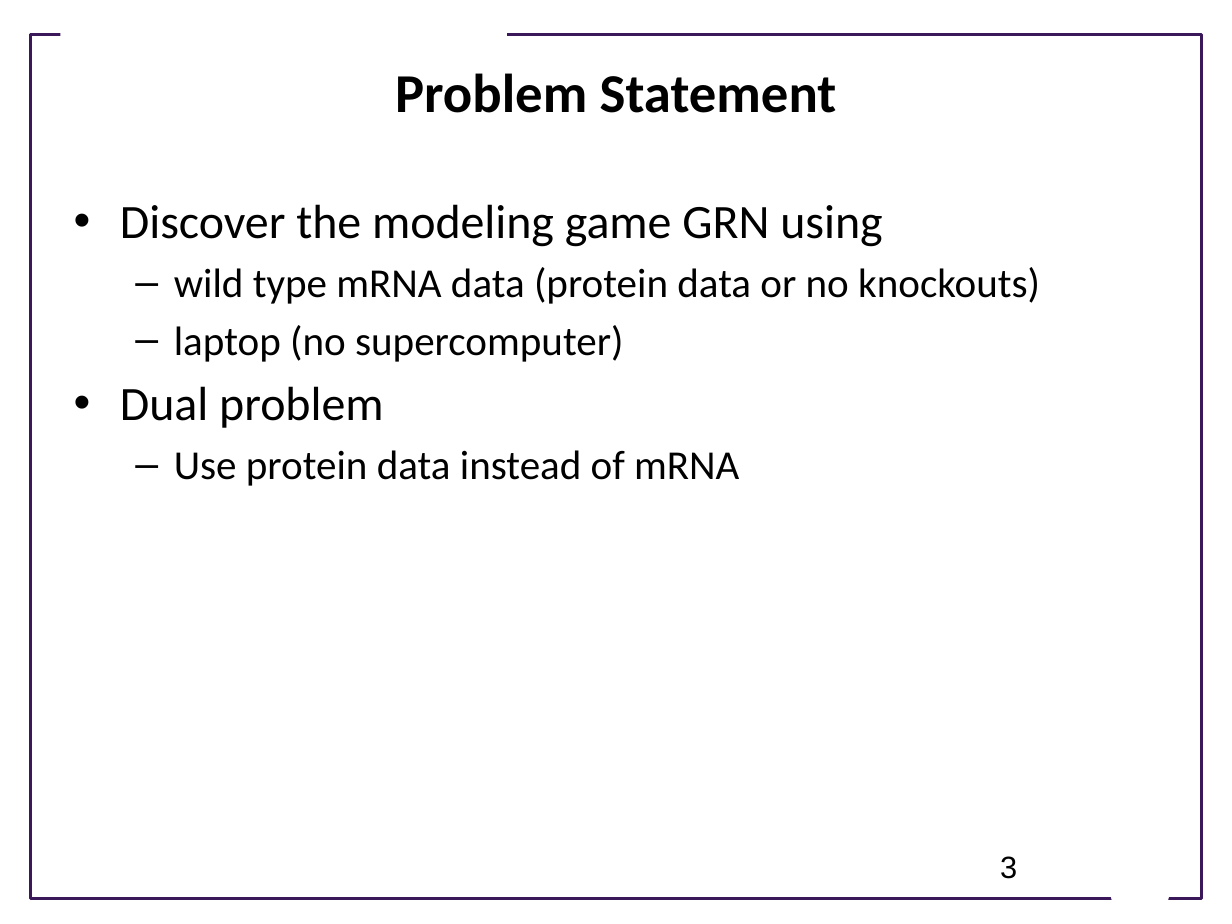
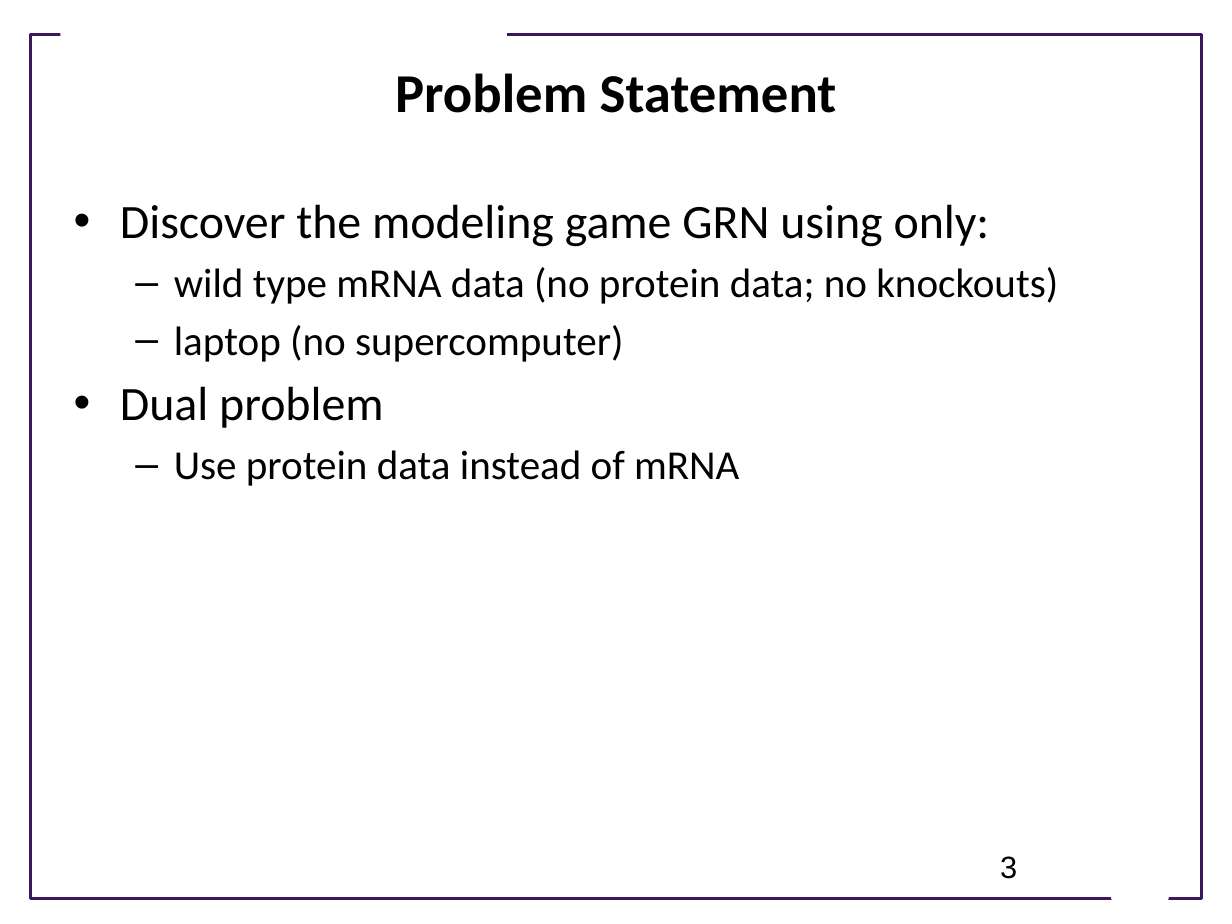
Before and after one commit to ModelEngineering/advancing-biomedical-models, a slide deck: slide 3 of ModelingGame/Summary of Approach to Modeling Game.pptx. Drawn at 1232x924 pixels with LibreOffice and Linux fonts; fonts in the diff are those of the drawing; background and template pictures are left out. Boxes give left, top, right and bottom in pixels: in the first picture for what was removed or moved away, otherwise in the second. Text is boxed around its words. In the diff, an @@ line names an element or a change of style, - is before the commit and + after.

```diff
--- a/ModelingGame/Summary of Approach to Modeling Game.pptx
+++ b/ModelingGame/Summary of Approach to Modeling Game.pptx
@@ text at bbox=[120, 204, 1058, 304]: text changed @@
-• Discover the modeling game GRN using
-  – wild type mRNA data (protein data or no knockouts)
+• Discover the modeling game GRN using only:
+  – wild type mRNA data (no protein data; no knockouts)
```
Also in this commit, not shown: 4 other slides changed, 6 slides added, 3 slides removed.
